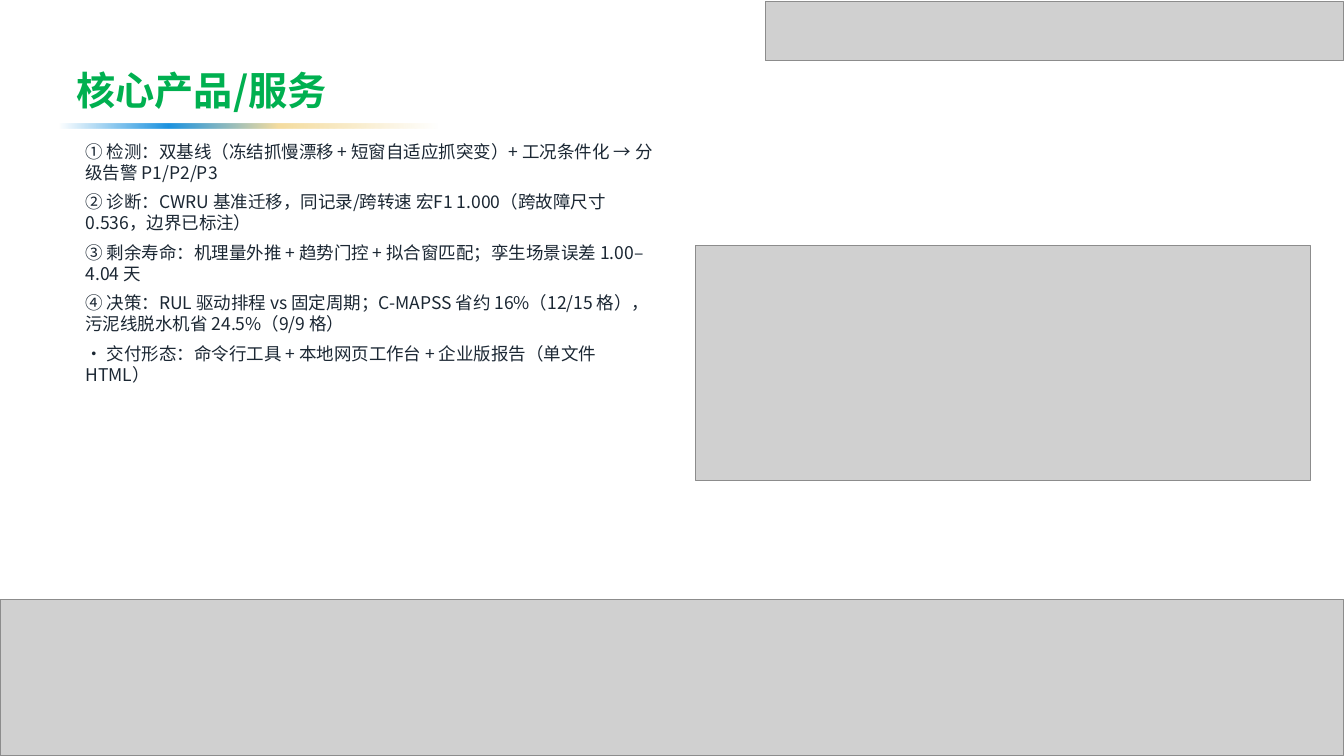
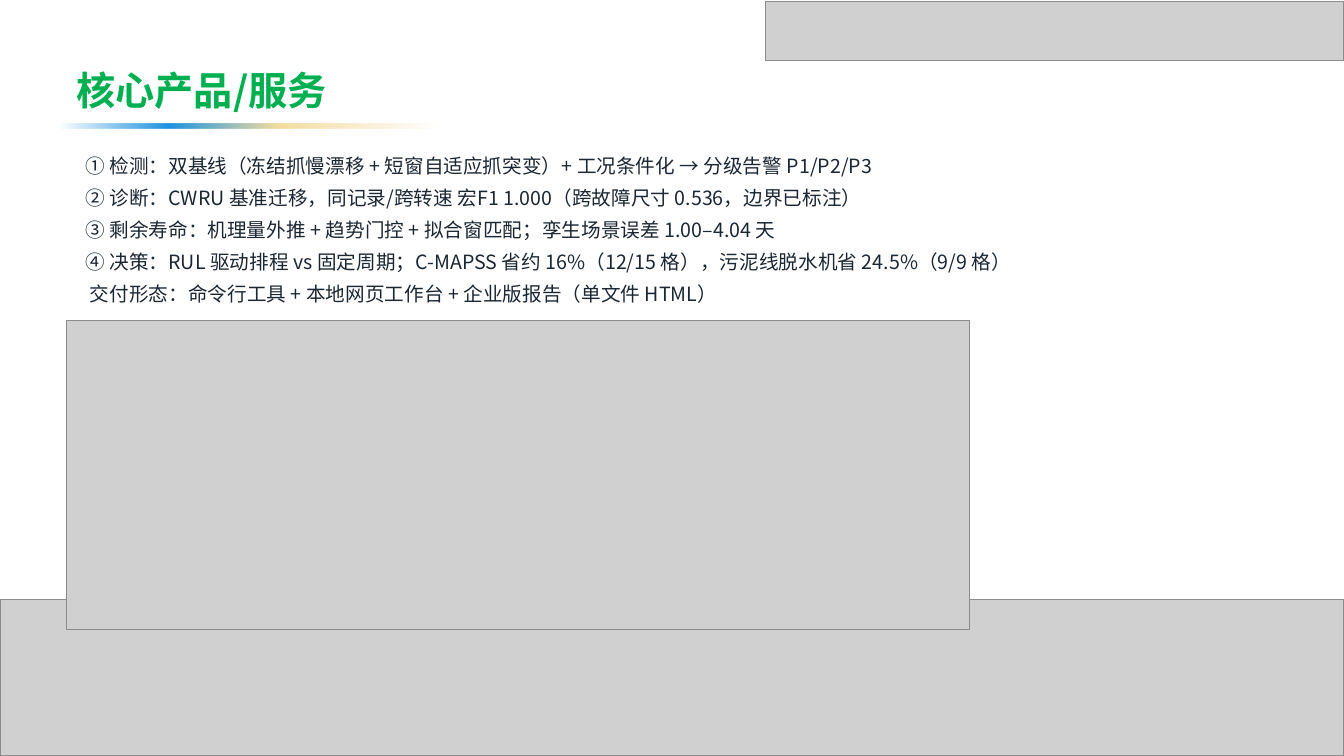
Before and after one commit to by739yang/BEWG_PdM, a slide deck: slide 4 of deliverables/ppt/澜脉_商业计划书.pptx. Drawn at 1344x756 pixels with LibreOffice and Linux fonts; fonts in the diff are those of the drawing; grey boxes stand for pictures; background and template pictures are left out. Boxes give left, top, right and bottom in pixels: in the first picture for what was removed or moved away, otherwise in the second. Text is boxed around its words. In the diff, an @@ line names an element or a change of style, - is before the commit and + after.

```diff
--- a/deliverables/ppt/澜脉_商业计划书.pptx
+++ b/deliverables/ppt/澜脉_商业计划书.pptx
@@ text "① 检测：双基线（冻结抓慢漂移 + 短窗自适应抓突变）+ 工况条件化 ...": place and size @@
-text "① 检测：双基线（冻结抓慢漂移 + 短窗自适应抓突变）+ 工况条件化 ..." at box(85, 143, 653, 383)
+text "① 检测：双基线（冻结抓慢漂移 + 短窗自适应抓突变）+ 工况条件化 ..." at box(85, 156, 1011, 303)
@@ text at box(85, 156, 1011, 273): size 12.5 to 14 pt in "① 检测：双基线（冻结抓慢漂移 + 短窗自适应抓突变）+ 工况条件化 → 分级告警 ...", "② 诊断：CWRU 基准迁移，同记录/跨转速 宏F1 1.000（跨故障尺寸 0.536，边界已标注）", "③ 剩余寿命：机理量外推 + 趋势门控 + 拟合窗匹配；孪生场景误差 1.00–4.04 ...", "④ 决策：RUL 驱动排程 vs 固定周期；C-MAPSS 省约 16%（12/15 ..." @@
@@ text at box(90, 284, 717, 303): text changed; size 12.5 to 14 pt @@
-· 交付形态：命令行工具 + 本地网页工作台 + 企业版报告（单文件 HTML）
+交付形态：命令行工具 + 本地网页工作台 + 企业版报告（单文件 HTML）
@@ picture: place and size @@
-picture at box(696, 246, 1311, 481)
+picture at box(67, 321, 970, 629)
```
Also in this commit, not shown: 17 other slides changed, 1 slide added, 11 slides removed, 21 other files.
